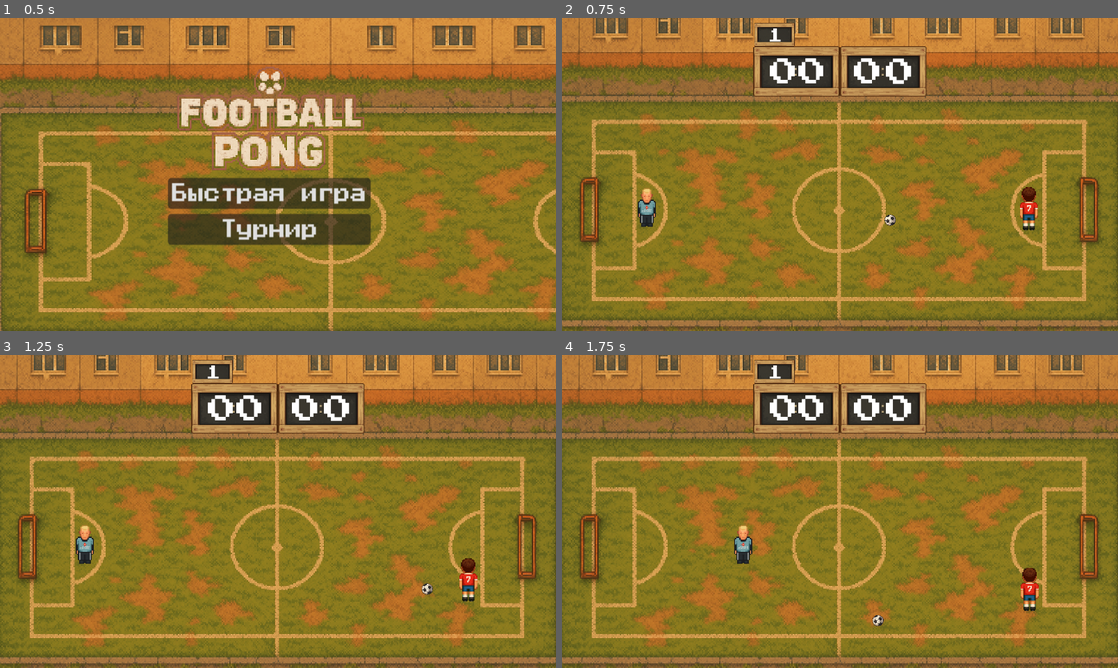
Above: before the commit, frames 1-4 (two rows, left to right).
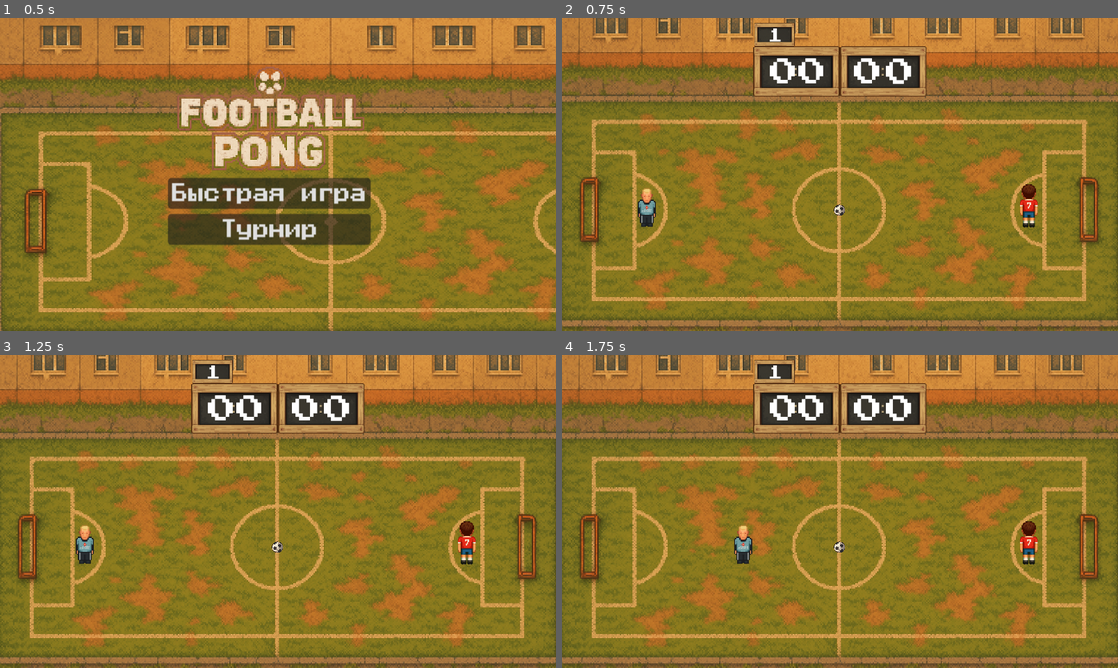
Above: after the commit, the same moments.

Repository: supervi5w4/footballpong
Game: Godot game, scene res://scenes/menu.tscn
Two runs of this game, one before a commit and one after it. Both use one fixed random seed, a clock stepped at 60 frames per second and the inputs below.
Inputs:
- Up to frame 1 (0.5 s): no input
- Up to frame 2 (0.75 s): click "Быстрая игра" at 0.5 s
- Up to frame 3 (1.25 s): no input
- Up to frame 4 (1.75 s): tap Enter (ui_accept) at 1.25, 1.52 s; hold Right (ui_right) from 1.28 s (still down); tap R at 1.35 s

Frame 1 is identical in both runs. In frame 2, 0.4% of the frame differs, in the area x 48-86%, y 53-68%; in frame 3, 0.8%; in frame 4, 0.8%, in the area x 48-86%, y 53-87%.
Error before the commit: Invalid assignment of property or key 'current_half' with value of type 'int' on a base object of type 'Node (score_manager.gd)'. (res://scenes/game.gd:101)
Error after the commit: Parse Error: Identifier "Audio" not declared in the current scope. (res://scenes/ai_paddle.gd:213)

Commit message:
Add files via upload

Diff:
--- a/scenes/ai_paddle.gd
+++ b/scenes/ai_paddle.gd
@@ -210,6 +210,15 @@
 			# Увеличиваем скорость мяча при ударе
 			if rb is Ball:
 				rb.boost_speed()
+				if Audio:
+					Audio.play(
+						"kick_1",
+						rb.global_position,
+						-10.0,   # базовая громкость
+						0.05,    # ±5% питч
+						3.0,     # ±3 дБ
+						0.5      # кулдаун 0.5 c
+					)
 
 # ------------ Player Shot Detection ------------
 func _detect_player_shot() -> void:
--- a/scenes/ball.gd
+++ b/scenes/ball.gd
@@ -17,6 +17,9 @@
 
 func _ready() -> void:
 	_rng.randomize()
+	contact_monitor = true
+	max_contacts_reported = 8
+	body_entered.connect(_on_body_entered)
 	_find_spawn()
 	_teleport_to_spawn()
 	_serve()
@@ -90,3 +93,14 @@
 		linear_velocity = linear_velocity.normalized() * speed_limit
 	elif v > 0.0 and v < MIN_SPEED:
 		linear_velocity = linear_velocity.normalized() * MIN_SPEED
+
+func _on_body_entered(body: Node) -> void:
+	if body is StaticBody2D and body.name.begins_with("Wall"):
+		Audio.play(
+			"bar",
+			global_position,
+			-12.0,  # немного тише удара о ракетку
+			0.02,   # совсем небольшой разброс питча
+			2.0,    # ±2 дБ
+			0.6     # кулдаун 0.6 c
+		)
--- a/scenes/tournament_game.tscn
+++ b/scenes/tournament_game.tscn
@@ -1,5 +1,6 @@
-[gd_scene load_steps=24 format=3 uid="uid://8wkf1f060q6x"]
-
+[gd_scene load_steps=26 format=3 uid="uid://8wkf1f060q6x"]
+
+[ext_resource type="Script" uid="uid://bjrswukym05v5" path="res://scripts/audio_test.gd" id="1_audio_test"]
 [ext_resource type="Script" uid="uid://b0hgie6nqlq2u" path="res://scenes/field_controller.gd" id="1_field_controller"]
 [ext_resource type="Script" uid="uid://cwbcr0civ3mn4" path="res://scenes/tournament_game.gd" id="1_gee14"]
 [ext_resource type="Script" uid="uid://cu7pdfdustrw8" path="res://scenes/tournament_controller.gd" id="1_tournament_controller"]
@@ -14,6 +15,7 @@
 [ext_resource type="FontFile" uid="uid://crbejkyhfw2bi" path="res://fonts/PressStart2P-Regular.ttf" id="12_kvpfn"]
 [ext_resource type="Texture2D" uid="uid://dprt5p2umwgvv" path="res://assets/gfx/gazaev.png" id="15_kvuet"]
 [ext_resource type="PackedScene" uid="uid://bemiysc8cwgvo" path="res://scenes/time_scoreboard.tscn" id="16_timer"]
+[ext_resource type="AudioStream" uid="uid://dqd7bvdqindbf" path="res://AudioStreamPlayer/Atmosfera.mp3" id="17_atmosfera"]
 
 [sub_resource type="RectangleShape2D" id="RectangleShape2D_yqjtg"]
 size = Vector2(1932, 284)
@@ -44,6 +46,14 @@
 
 [node name="Game" type="Node2D"]
 script = ExtResource("1_gee14")
+
+[node name="AudioTest" type="Node" parent="."]
+script = ExtResource("1_audio_test")
+
+[node name="Atmosfera" type="AudioStreamPlayer" parent="."]
+stream = ExtResource("17_atmosfera")
+volume_db = -5.0
+autoplay = true
 
 [node name="FieldController" type="Node" parent="."]
 script = ExtResource("1_field_controller")
